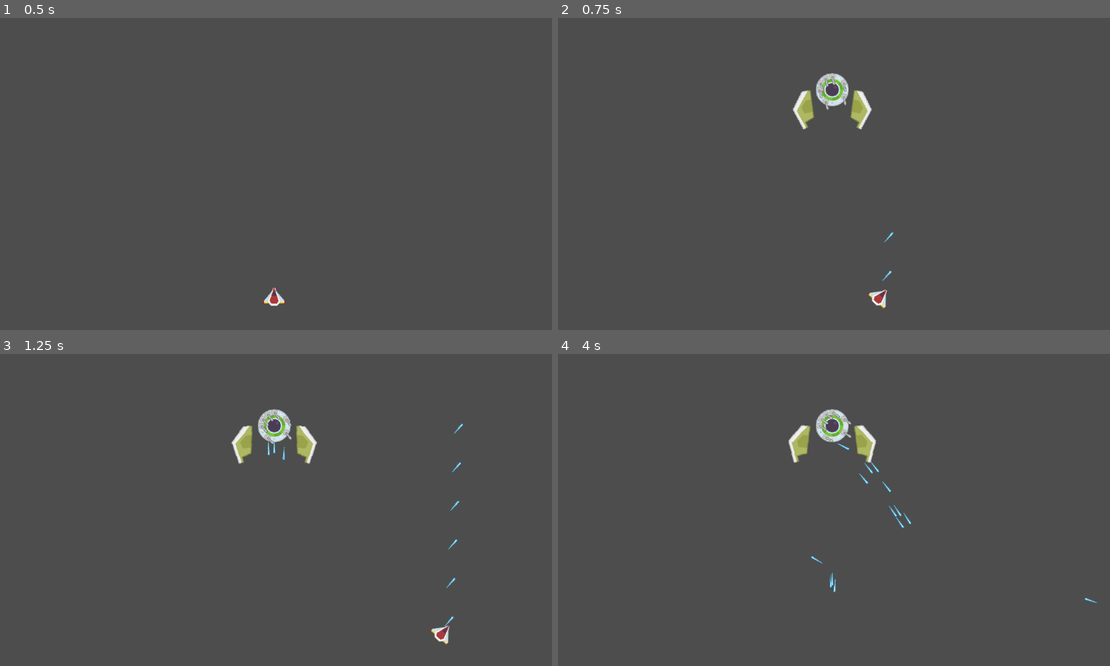
Above: before the commit, frames 1-4 (two rows, left to right).
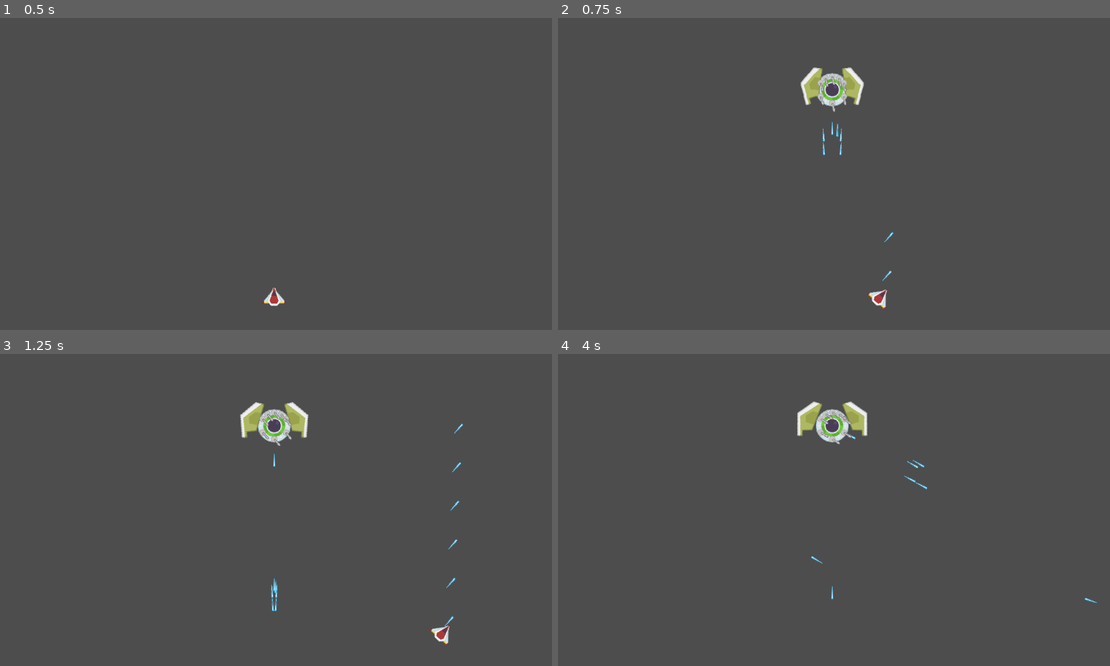
Above: after the commit, the same moments.

Repository: Noxalus/GMTK-2024
Game: Godot game, scene res://scenes/game.tscn
Same seed, same stepped clock (60 frames per second), same inputs: the game is played once before the commit and once after it.
Inputs (mouse positions are in pixels of both pictures, inside the frame that each line leads up to):
- Up to frame 1 (0.5 s): no input
- Up to frame 2 (0.75 s): tap Enter at 0.5 s; move the mouse to (955, 158) at 0.52 s; press the mouse at (955, 158) at 0.53 s; hold D (move_right) from 0.53 s (still down)
- Up to frame 3 (1.25 s): keep holding D (move_right)
- Up to frame 4 (4 s): move the mouse to (723, 525) at 1.27 s; release D (move_right) at 1.28 s; release the mouse at (723, 525) at 1.28 s; hold S (move_down) 1.28-2.03 s; tap Shift (focus) at 1.35 s; click (723, 525) at 1.55 s; move the mouse to (889, 441) at 2.02 s; press the mouse at (889, 441) at 2.03 s; hold D (move_right) 2.03-2.78 s; move the mouse to (806, 572) at 2.77 s; release the mouse at (806, 572) at 2.78 s; hold W (move_up) 2.78-3.53 s; click (806, 572) at 2.85 s; move the mouse to (999, 556) at 3.52 s; hold A (move_left) from 3.53 s (still down); hold Shift (focus) from 3.53 s (still down); click (999, 556) at 3.8 s

Frame 1 is identical in both runs. In frame 2, 1.2% of the frame differs, in the area x 42-57%, y 15-45%; in frame 3, 1.3%; in frame 4, 1.5%, in the area x 41-67%, y 15-79%.

Commit message:
Make sure boss core weapon are symmetrical.

Diff:
--- a/forever-warning/scenes/boss_core.tscn
+++ b/forever-warning/scenes/boss_core.tscn
@@ -31,75 +31,75 @@
 script = ExtResource("3_nvacj")
 
 [node name="BossPartSlot2_L" type="Node2D" parent="BossPartSlots"]
-visible = false
 position = Vector2(-20, 45)
 scale = Vector2(-1, 1)
 script = ExtResource("3_nvacj")
 
 [node name="BossPartSlot2_R" type="Node2D" parent="BossPartSlots"]
-visible = false
 position = Vector2(20, 45)
 script = ExtResource("3_nvacj")
 
 [node name="BossPartSlot3_L" type="Node2D" parent="BossPartSlots"]
-visible = false
 position = Vector2(-20, -45)
 scale = Vector2(-1, 1)
 script = ExtResource("3_nvacj")
 
 [node name="BossPartSlot3_R" type="Node2D" parent="BossPartSlots"]
-visible = false
 position = Vector2(20, -45)
 script = ExtResource("3_nvacj")
 
 [node name="BossWeaponSlots" type="Node2D" parent="."]
 
-[node name="BossWeaponSlot1" type="Node2D" parent="BossWeaponSlots"]
+[node name="Left" type="Node2D" parent="BossWeaponSlots"]
+
+[node name="BossWeaponSlot1" type="Node2D" parent="BossWeaponSlots/Left"]
 position = Vector2(-24, -14)
 script = ExtResource("4_oslfv")
 
-[node name="BossWeaponSlot2" type="Node2D" parent="BossWeaponSlots"]
+[node name="BossWeaponSlot2" type="Node2D" parent="BossWeaponSlots/Left"]
 position = Vector2(0, -28)
 script = ExtResource("4_oslfv")
 
-[node name="BossWeaponSlot3" type="Node2D" parent="BossWeaponSlots"]
+[node name="BossWeaponSlot5" type="Node2D" parent="BossWeaponSlots/Left"]
+position = Vector2(-24, 14)
+script = ExtResource("4_oslfv")
+
+[node name="BossWeaponSlot7" type="Node2D" parent="BossWeaponSlots/Left"]
+position = Vector2(-14, -24)
+script = ExtResource("4_oslfv")
+
+[node name="BossWeaponSlot9" type="Node2D" parent="BossWeaponSlots/Left"]
+position = Vector2(-14, 24)
+script = ExtResource("4_oslfv")
+
+[node name="BossWeaponSlot12" type="Node2D" parent="BossWeaponSlots/Left"]
+position = Vector2(-27, 0)
+script = ExtResource("4_oslfv")
+
+[node name="Right" type="Node2D" parent="BossWeaponSlots"]
+
+[node name="BossWeaponSlot3" type="Node2D" parent="BossWeaponSlots/Right"]
 position = Vector2(24, -14)
 script = ExtResource("4_oslfv")
 
-[node name="BossWeaponSlot4" type="Node2D" parent="BossWeaponSlots"]
+[node name="BossWeaponSlot6" type="Node2D" parent="BossWeaponSlots/Right"]
+position = Vector2(0, 28)
+script = ExtResource("4_oslfv")
+
+[node name="BossWeaponSlot4" type="Node2D" parent="BossWeaponSlots/Right"]
 position = Vector2(24, 14)
 script = ExtResource("4_oslfv")
 
-[node name="BossWeaponSlot5" type="Node2D" parent="BossWeaponSlots"]
-position = Vector2(-24, 14)
-script = ExtResource("4_oslfv")
-
-[node name="BossWeaponSlot6" type="Node2D" parent="BossWeaponSlots"]
-position = Vector2(0, 28)
-script = ExtResource("4_oslfv")
-
-[node name="BossWeaponSlot7" type="Node2D" parent="BossWeaponSlots"]
-position = Vector2(-14, -24)
-script = ExtResource("4_oslfv")
-
-[node name="BossWeaponSlot8" type="Node2D" parent="BossWeaponSlots"]
+[node name="BossWeaponSlot8" type="Node2D" parent="BossWeaponSlots/Right"]
 position = Vector2(14, -24)
 script = ExtResource("4_oslfv")
 
-[node name="BossWeaponSlot9" type="Node2D" parent="BossWeaponSlots"]
-position = Vector2(-14, 24)
-script = ExtResource("4_oslfv")
-
-[node name="BossWeaponSlot10" type="Node2D" parent="BossWeaponSlots"]
+[node name="BossWeaponSlot10" type="Node2D" parent="BossWeaponSlots/Right"]
 position = Vector2(14, 24)
 script = ExtResource("4_oslfv")
 
-[node name="BossWeaponSlot11" type="Node2D" parent="BossWeaponSlots"]
+[node name="BossWeaponSlot11" type="Node2D" parent="BossWeaponSlots/Right"]
 position = Vector2(27, 0)
-script = ExtResource("4_oslfv")
-
-[node name="BossWeaponSlot12" type="Node2D" parent="BossWeaponSlots"]
-position = Vector2(-27, 0)
 script = ExtResource("4_oslfv")
 
 [node name="ShootTimer" type="Timer" parent="."]
--- a/forever-warning/scripts/boss_bullet.gd
+++ b/forever-warning/scripts/boss_bullet.gd
@@ -1,8 +1,12 @@
 extends Area2D
 
-@export var speed: float = 100
+@export var base_speed: float = 100
 
 var direction: Vector2 = Vector2(0, 0)
+var speed: float
+
+func _init():
+	speed = base_speed
 
 func _physics_process(delta):
 	position += direction * speed * delta
@@ -11,6 +15,9 @@
 	direction = dir
 	rotation = direction.angle() + PI / 2.0
 
+func set_speed(spd: float):
+	speed = spd
+
 func _on_visible_on_screen_notifier_2d_screen_exited():
 	queue_free()
 
--- a/forever-warning/scripts/boss_core.gd
+++ b/forever-warning/scripts/boss_core.gd
@@ -10,7 +10,8 @@
 @onready var parts_side_slots = [$BossPartSlots/BossPartSlot1_L, $BossPartSlots/BossPartSlot1_R]
 @onready var parts_down_slots = [$BossPartSlots/BossPartSlot2_L, $BossPartSlots/BossPartSlot2_R]
 @onready var parts_up_slots = [$BossPartSlots/BossPartSlot3_L, $BossPartSlots/BossPartSlot3_R]
-@onready var weapon_slots = $BossWeaponSlots
+@onready var left_weapon_slots = $BossWeaponSlots/Left
+@onready var right_weapon_slots = $BossWeaponSlots/Right
 
 signal died_signal
 
@@ -123,11 +124,15 @@
 	return unoccupied_slots
 
 func spawn_core_weapons():
-	for child in weapon_slots.get_children():
-		if child.is_visible() and game.rng().randf() > 0.5:
+	var left_children = left_weapon_slots.get_children()
+	var right_children = right_weapon_slots.get_children()
+	for i in left_children.size():
+		if left_children[i].is_visible() and game.rng().randf() > 0.5:
 			var random_weapon = game.get_random_boss_weapon()
-			var weapon = random_weapon.instantiate()
-			child.affect_weapon(weapon)
+			var left_weapon = random_weapon.instantiate()
+			var right_weapon = random_weapon.instantiate()
+			left_children[i].affect_weapon(left_weapon)
+			right_children[i].affect_weapon(right_weapon)
 
 func spawn_new_weapons(left_part, right_part):
 	pass
--- a/forever-warning/scripts/boss_weapon_turret.gd
+++ b/forever-warning/scripts/boss_weapon_turret.gd
@@ -2,8 +2,14 @@
 
 @export var shoot_frequency: float = 1.0
 @export var base_chance_to_fire: float = 0.5
+@export var base_bullet_speed: float = 500
 
 @onready var shoot_timer = $ShootTimer
+
+var speed: float
+
+func _ready():
+	speed = base_bullet_speed
 
 func _process(delta):
 	if game.player != null:
@@ -17,4 +23,4 @@
 			shoot()
 
 func shoot():
-	game.instantiate_bullet(global_position, Vector2.from_angle(rotation - PI / 2.0))
+	game.instantiate_bullet(global_position, Vector2.from_angle(rotation - PI / 2.0), speed)
--- a/forever-warning/scripts/game.gd
+++ b/forever-warning/scripts/game.gd
@@ -39,10 +39,11 @@
 func get_random_boss_weapon():
 	return boss_weapons[rng().randi_range(0, boss_weapons.size() - 1)]
 
-func instantiate_bullet(pos: Vector2, dir: Vector2):
+func instantiate_bullet(pos: Vector2, dir: Vector2, speed: float = 100):
 	var bullet = bullet_node.instantiate()
 	bullet.global_position = pos
 	bullet.set_direction(dir)
+	bullet.set_speed(speed)
 	get_tree().current_scene.add_child(bullet)
 
 func rng():
